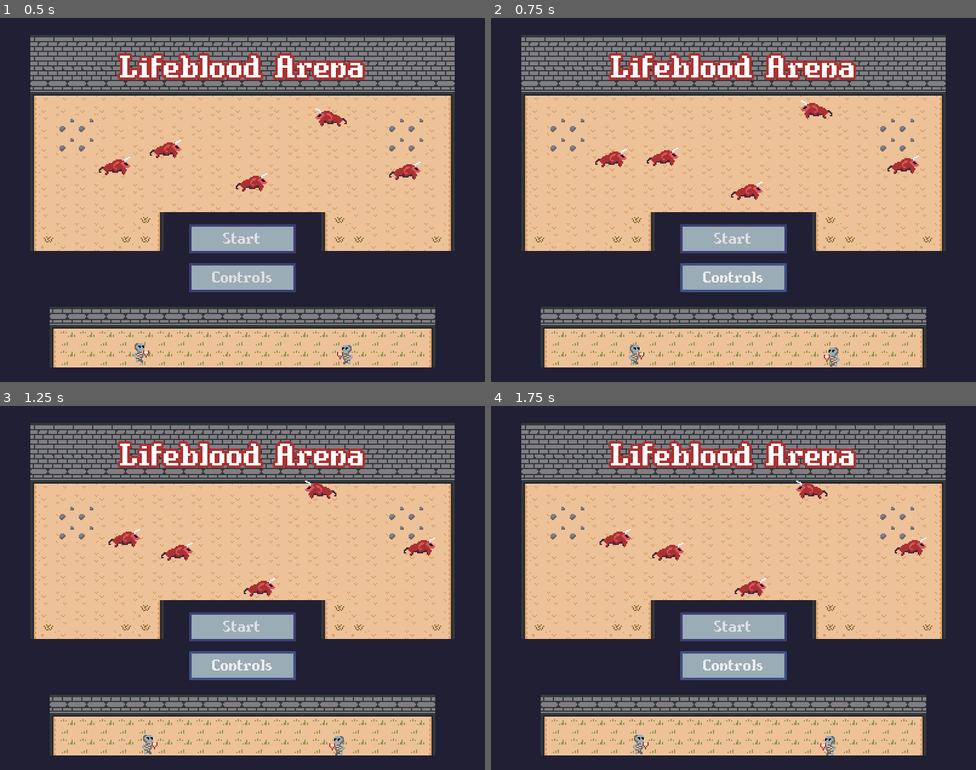
Above: before the commit, frames 1-4 (two rows, left to right).
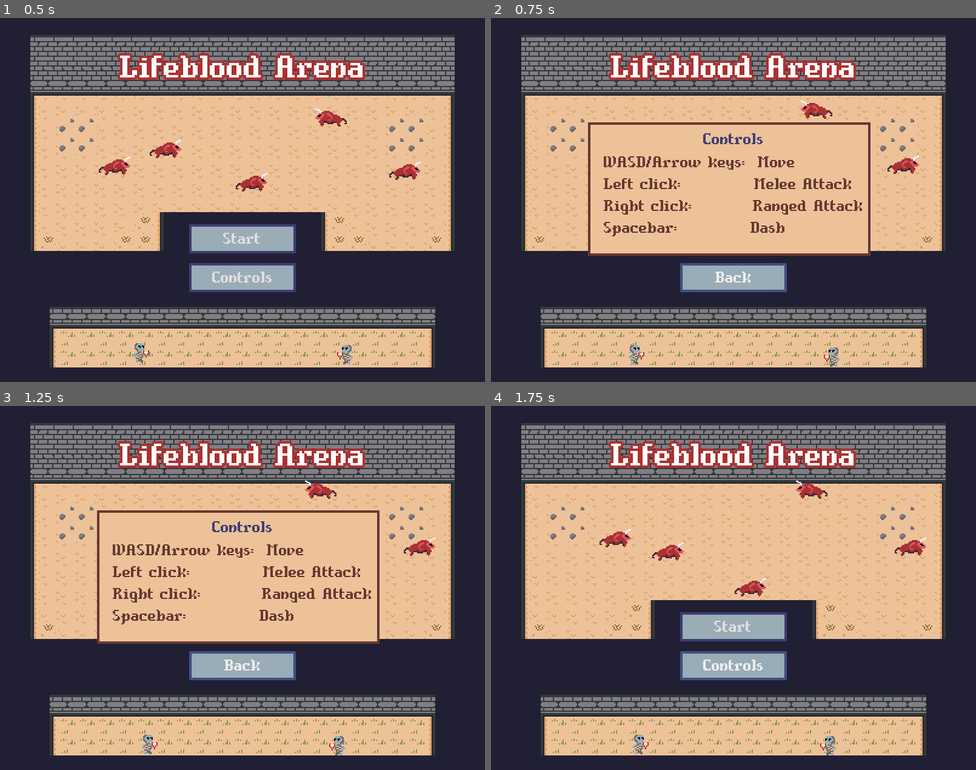
Above: after the commit, the same moments.

Repository: svntax/LD44-YLIC
Game: Godot game, scene res://Scenes/main_menu.tscn
Two runs of this game, one before a commit and one after it. Both use one fixed random seed, a clock stepped at 60 frames per second and the inputs below.
Inputs:
- Up to frame 1 (0.5 s): no input
- Up to frame 2 (0.75 s): click "Controls" at 0.5 s
- Up to frame 3 (1.25 s): no input
- Up to frame 4 (1.75 s): click "Controls" (after the commit: "Back") at 1.25 s

Frame 1 is identical in both runs. In frame 2, 8.1% of the frame differs, in the area x 20-79%, y 28-73%; in frame 3, 8.2%; in frame 4, nothing differs.

Commit message:
Add controls menu.

Diff:
--- /dev/null
+++ b/Scenes/controls_ui.tscn
@@ -0,0 +1,59 @@
+[gd_scene load_steps=5 format=2]
+
+[ext_resource path="res://CompassPro.ttf" type="DynamicFontData" id=1]
+
+[sub_resource type="DynamicFont" id=1]
+font_data = ExtResource( 1 )
+
+[sub_resource type="Theme" id=2]
+default_font = SubResource( 1 )
+
+[sub_resource type="StyleBoxFlat" id=3]
+bg_color = Color( 0.933333, 0.764706, 0.603922, 1 )
+border_width_left = 2
+border_width_top = 2
+border_width_right = 2
+border_width_bottom = 2
+border_color = Color( 0.4, 0.223529, 0.192157, 1 )
+corner_detail = 1
+anti_aliasing = false
+
+[node name="ControlsUI" type="Control"]
+anchor_right = 1.0
+anchor_bottom = 1.0
+theme = SubResource( 2 )
+
+[node name="Panel" type="Panel" parent="."]
+margin_left = -120.0
+margin_top = -50.0
+margin_right = 113.0
+margin_bottom = 60.0
+custom_styles/panel = SubResource( 3 )
+
+[node name="CenterContainer" type="CenterContainer" parent="."]
+margin_right = 40.0
+margin_bottom = 40.0
+use_top_left = true
+
+[node name="VBoxContainer" type="VBoxContainer" parent="CenterContainer"]
+margin_left = -107.0
+margin_top = -44.0
+margin_right = 107.0
+margin_bottom = 44.0
+
+[node name="Header" type="Label" parent="CenterContainer/VBoxContainer"]
+margin_right = 214.0
+margin_bottom = 15.0
+custom_colors/font_color = Color( 0.247059, 0.247059, 0.454902, 1 )
+text = "Controls"
+align = 1
+
+[node name="Label" type="Label" parent="CenterContainer/VBoxContainer"]
+margin_top = 19.0
+margin_right = 214.0
+margin_bottom = 88.0
+custom_colors/font_color = Color( 0.4, 0.223529, 0.192157, 1 )
+text = "WASD/Arrow keys:  Move
+Left click:            Melee Attack
+Right click:          Ranged Attack
+Spacebar:            Dash"
--- a/Scenes/main_menu.tscn
+++ b/Scenes/main_menu.tscn
@@ -1,12 +1,13 @@
-[gd_scene load_steps=9 format=2]
+[gd_scene load_steps=10 format=2]
 
 [ext_resource path="res://arena_tileset.tres" type="TileSet" id=1]
 [ext_resource path="res://arena_tileset_02.tres" type="TileSet" id=2]
 [ext_resource path="res://Scenes/main_menu_ui.tscn" type="PackedScene" id=3]
 [ext_resource path="res://CompassPro.ttf" type="DynamicFontData" id=4]
-[ext_resource path="res://Scenes/bull.tscn" type="PackedScene" id=5]
-[ext_resource path="res://Sprites/player_front.png" type="Texture" id=6]
-[ext_resource path="res://Scenes/archer.tscn" type="PackedScene" id=7]
+[ext_resource path="res://Scenes/controls_ui.tscn" type="PackedScene" id=5]
+[ext_resource path="res://Scenes/bull.tscn" type="PackedScene" id=6]
+[ext_resource path="res://Sprites/player_front.png" type="Texture" id=7]
+[ext_resource path="res://Scenes/archer.tscn" type="PackedScene" id=8]
 
 [sub_resource type="DynamicFont" id=1]
 size = 32
@@ -56,23 +57,32 @@
 custom_fonts/font = SubResource( 1 )
 text = "Lifeblood Arena"
 
-[node name="bull" parent="." instance=ExtResource( 5 )]
+[node name="ControlsUI" parent="CanvasLayer/UIRoot" instance=ExtResource( 5 )]
+visible = false
+anchor_left = 0.5
+anchor_top = 0.5
+anchor_right = 0.5
+anchor_bottom = 0.5
+margin_top = -14.0
+margin_bottom = -14.0
+
+[node name="bull" parent="." instance=ExtResource( 6 )]
 position = Vector2( 172.632, 270.526 )
 scale = Vector2( 2, 2 )
 
-[node name="bull2" parent="." instance=ExtResource( 5 )]
+[node name="bull2" parent="." instance=ExtResource( 6 )]
 position = Vector2( 642.632, 270.526 )
 scale = Vector2( 2, 2 )
 
-[node name="bull3" parent="." instance=ExtResource( 5 )]
+[node name="bull3" parent="." instance=ExtResource( 6 )]
 position = Vector2( 562.632, 190.526 )
 scale = Vector2( 2, 2 )
 
-[node name="bull4" parent="." instance=ExtResource( 5 )]
+[node name="bull4" parent="." instance=ExtResource( 6 )]
 position = Vector2( 252.632, 190.526 )
 scale = Vector2( 2, 2 )
 
-[node name="bull5" parent="." instance=ExtResource( 5 )]
+[node name="bull5" parent="." instance=ExtResource( 6 )]
 position = Vector2( 402.632, 240.526 )
 scale = Vector2( 2, 2 )
 
--- a/Scripts/main_menu_ui_controls.gd
+++ b/Scripts/main_menu_ui_controls.gd
@@ -1,4 +1,6 @@
 extends Control
+
+var controlsShowing : bool = false
 
 func _ready():
     Globals.resetUpgrades()
@@ -10,5 +12,11 @@
 
 
 func _on_Controls_pressed():
-    #TODO
-    pass # Replace with function body.
+    if controlsShowing:
+        controlsShowing = false
+        get_node("Controls").set_text("Controls")
+        get_parent().find_node("ControlsUI").hide()
+    else:
+        controlsShowing = true
+        get_node("Controls").set_text("Back")
+        get_parent().find_node("ControlsUI").show()
Not shown: 1 places in Scenes/main_menu.tscn that only renumber resources
